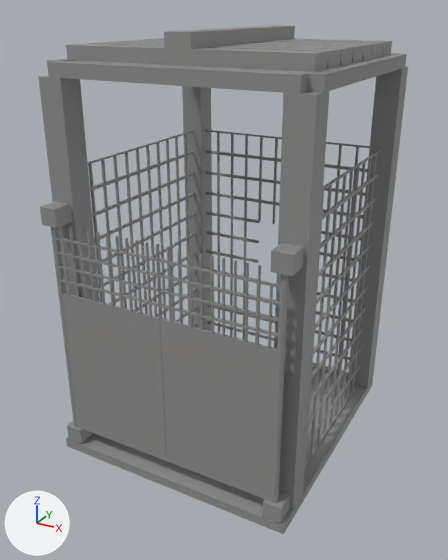
Before and after pictures for a commit that changed the FBX model Assets/3D_Models/Elevatormine.fbx.
Before and after are seen from a 50 mm camera at (2.88, -4.01, 4.32) aimed at (0.0, 1.23, 1.7). Every picture has the same lights, and +X, +Y and +Z are marked at lower left. Where no turn or scale is listed for an object, it has been applied to the vertices. Vertices at the same position are counted once.

Names of what the first picture shows: 'Elevatormine', 'elevator door right.001', 'elevator door right.002'.
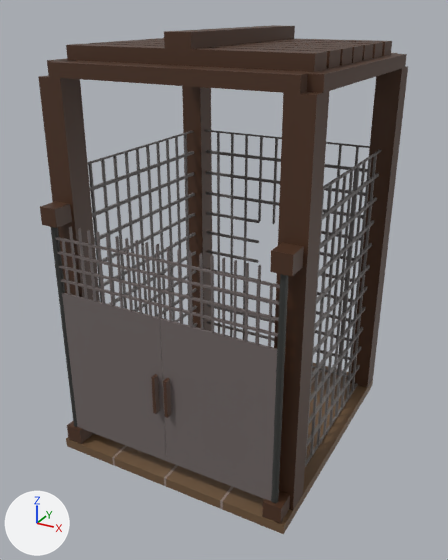
Pixel boxes [x1, y1, x2, y2] of what changed, in the pictures (448 x 560 px):
part 1 of me_elevatormine, added (brown): after [66, 363, 373, 534]
part 2 of me_elevatormine, surface changed (grey to brown): [38, 25, 408, 533] in both
part 3 of me_elevator_door_021, added: after [151, 374, 160, 414]
part 4 of me_elevator_door_021, surface changed: [56, 227, 167, 461] in both
part 5 of me_elevator_door_007, added: after [163, 378, 171, 418]
part 6 of me_elevator_door_007, surface changed: [157, 244, 280, 501] in both

The change in detail:
me_elevatormine is used by ob_elevatormine; location (0.0, 0.0, 0.0).
me_elevatormine had 3904 vertices, 4484 faces and spanned x -1.3..1.3, y 0.0..2.8, z -0.1..4.14.
me_elevatormine now has 3928 vertices, 4504 faces and spans x -1.3..1.3, y 0.0..2.8, z -0.1..4.14.
me_elevatormine part 1: 24 vertices added at x -0.66..0.66, y 0.0..2.8, z -0.1..0.0.
me_elevatormine part 2: 4476 kept faces spanning x -1.3..1.3, y 0.0..2.8, z -0.1..4.14 get new texture (UV) coordinates.
me_elevator_door_007 is used by ob_elevator_door_right_002; location (0.0, 0.0, 0.0).
me_elevator_door_007 had 580 vertices, 653 faces and spanned x 0.0..1.17, y 0.04..0.07, z 0.19..2.48.
me_elevator_door_007 now has 588 vertices, 659 faces and spans x 0.0..1.17, y -0.02..0.1, z 0.19..2.48.
me_elevator_door_007 part 5: a new loose piece, a box spanning x 0.049..0.081, y -0.021..0.104, z 0.773..1.173, in mat_mainmat_003 (picture img_imphenziapalette01_png).
me_elevator_door_007 part 6: 653 kept faces spanning x 0.0..1.17, y 0.04..0.07, z 0.19..2.48 get new texture (UV) coordinates.
me_elevator_door_021 is used by ob_elevator_door_right_001; location (0.0, 0.0, 0.0).
me_elevator_door_021 had 580 vertices, 653 faces and spanned x -1.18..0.0, y 0.04..0.07, z 0.19..2.48.
me_elevator_door_021 now has 588 vertices, 659 faces and spans x -1.18..0.0, y -0.02..0.1, z 0.19..2.48.
me_elevator_door_021 part 3: a new loose piece, a box spanning x -0.082..-0.05, y -0.021..0.104, z 0.773..1.173, in mat_mainmat_003 (picture img_imphenziapalette01_png).
me_elevator_door_021 part 4: 653 kept faces spanning x -1.18..0.0, y 0.04..0.07, z 0.19..2.48 get new texture (UV) coordinates.
